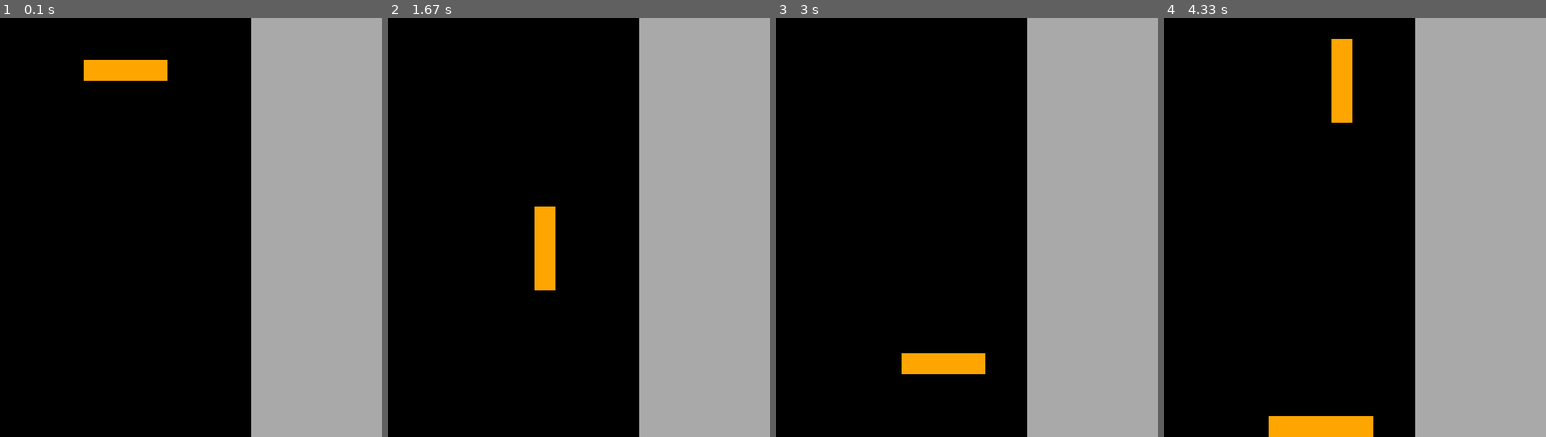
Above: before the commit, frames 1-4 (left to right).
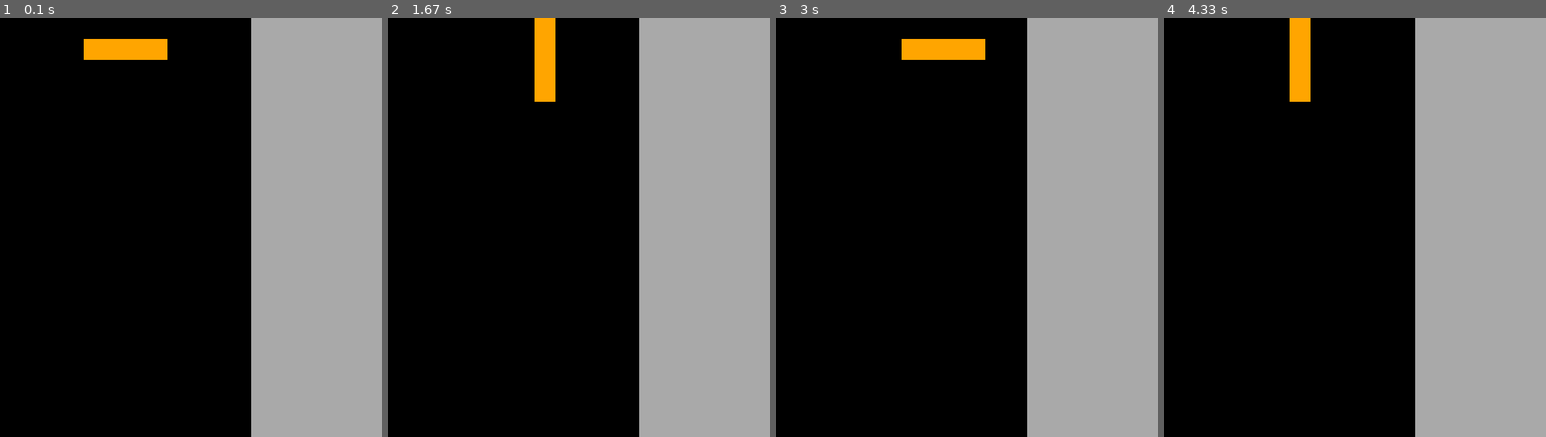
Above: after the commit, the same moments.

Repository: shogun-mar/Pygame-Tetris
Game: pygame game, started from main.py
Two runs of this game, one before a commit and one after it. Both use one fixed random seed, a clock stepped at 60 frames per second and the inputs below.
Inputs:
- Up to frame 1 (0.1 s): no input
- Up to frame 2 (1.67 s): hold Q 0.33-0.8 s; hold D 0.33-0.8 s; tap Enter at 0.83 s; hold D from 1.4 s (still down)
- Up to frame 3 (3 s): release D at 1.9 s; hold D 1.93-2.47 s; tap E at 2.08 s; hold A from 2.5 s (still down)
- Up to frame 4 (4.33 s): release A at 3.05 s; hold S 3.08-3.63 s; hold A 3.67-4.22 s; tap E at 3.82 s; hold D from 4.25 s (still down)

The runs differ from the first frame. In frame 1, 2.2% of the frame differs, in the area x 21-44%, y 5-15%; in frame 2, 2.2%; in frame 3, 2.2%; in frame 4, 3.6%, in the area x 27-55%, y 0-100%.

Commit message:
debug pygame tetris

Diff:
--- a/main.py
+++ b/main.py
@@ -45,7 +45,7 @@
         [cell_positions.append([origin_point[0] + i, origin_point[1]]) for i in range(3)]
         cell_positions.append([origin_point[0] + 2, origin_point[1] - 1])
 
-    return Tetromino(screen, color, cell_positions, highest_loose_cells_row)
+    return Tetromino(screen, color, cell_positions, grid, highest_loose_cells_row)
 
 tetrominoes = [gen_random_tetromino() for _ in range(4)]
 current_tetromino = tetrominoes[0]
@@ -55,7 +55,7 @@
     elif key == pygame.K_d: current_tetromino.move_right()
     elif key == pygame.K_q: current_tetromino.rotate_left()
     elif key == pygame.K_e: current_tetromino.rotate_right()
-    #elif key == pygame.K_s: current_tetromino.move_down()
+    elif key == pygame.K_s: current_tetromino.move_down()
 
 def update_game():
     global current_tetromino, accept_input, highest_loose_cells_row
@@ -65,7 +65,7 @@
     for cell_position in current_tetromino.cell_positions:
         column = cell_position[0]
         row = cell_position[1]
-        if row == GRID_HEIGHT - 1 or (row + 1 < len(grid) and grid[row + 1][column] != 0):  # If cells need to be converted
+        if row == GRID_HEIGHT - 1 or (row + 1 < GRID_HEIGHT and grid[row + 1][column] != 0):  # If cells need to be converted
             should_convert = True
             break
 
@@ -82,7 +82,8 @@
         tetrominoes.pop(0)
     else:
         # Move tetromino down one cell
-        current_tetromino.move_down()
+        #current_tetromino.move_down()
+        ...
 
     # Check if there are any full rows
     remove_row = True
--- a/tetromino.py
+++ b/tetromino.py
@@ -2,10 +2,11 @@
 from settings import TILE_SIZE, GRID_WIDTH, GRID_HEIGHT
 
 class Tetromino:
-    def __init__(self, screen, color, cell_positions, highest_loose_cells_row):
+    def __init__(self, screen, color, cell_positions, grid, highest_loose_cells_row):
         self.screen = screen
         self.color = color
         self.cell_positions = cell_positions
+        self.grid = grid
         self.highest_loose_cells_row = highest_loose_cells_row
 
     def move_left(self):
@@ -13,18 +14,22 @@
             self.cell_positions = [[cell[0] - 1, cell[1]] for cell in self.cell_positions]
 
     def can_move_left(self):
-        lowermost_cell_row = max(cell[1] for cell in self.cell_positions)
-        leftmost_cell_column = min(cell[0] for cell in self.cell_positions)
-        return (lowermost_cell_row > 0 or lowermost_cell_row + 1 != self.highest_loose_cells_row) and leftmost_cell_column - 1 >= 0
+        leftmost_cell_column, leftmost_cell_row = min(self.cell_positions, key=lambda cell: cell[0])
+        desired_leftmost_column = min(leftmost_cell_column - 1, 0)
+        return not(self.is_right_above_loose_cells_or_bottom()) and self.grid[leftmost_cell_row][desired_leftmost_column] == 0
 
     def move_right(self):
         if self.can_move_right():
             self.cell_positions = [[cell[0] + 1, cell[1]] for cell in self.cell_positions]
 
     def can_move_right(self):
+        rightmost_cell_column, rightmost_cell_row = max(self.cell_positions, key=lambda cell: cell[0])
+        desired_rightmost_column = min(rightmost_cell_column + 1, GRID_WIDTH - 1)
+        return not(self.is_right_above_loose_cells_or_bottom()) and self.grid[rightmost_cell_row][desired_rightmost_column] == 0
+
+    def is_right_above_loose_cells_or_bottom(self):
         lowermost_cell_row = max(cell[1] for cell in self.cell_positions)
-        rightmost_cell_column = max(cell[0] for cell in self.cell_positions)
-        return (lowermost_cell_row > 0 or lowermost_cell_row + 1 != self.highest_loose_cells_row) and rightmost_cell_column + 1 < GRID_WIDTH
+        return (lowermost_cell_row == GRID_HEIGHT or lowermost_cell_row + 1 == self.highest_loose_cells_row)
 
     def move_down(self):
         self.cell_positions = [[cell[0], cell[1] + 1] for cell in self.cell_positions]
